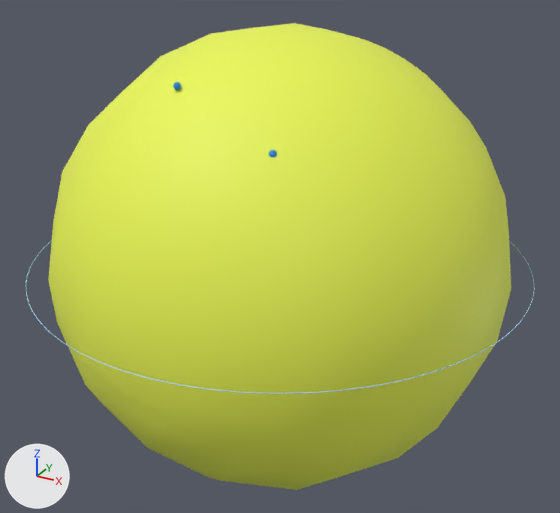
Renders of the glTF model glb/82.glb from each side of a commit.
Rendered twice from a camera (50 mm lens) standing at (1.269, -2.307, 1.154) and looking at (0.0, 0.0, 0.0). The axes (+X, +Y, +Z) are drawn at lower left. The lights are the same throughout. The older version comes first. Where no turn or scale is listed for an object, it has been applied to the vertices.

Objects in the first picture: 'Nivel_n6', 'Orbital_6s_0' and 2 more.
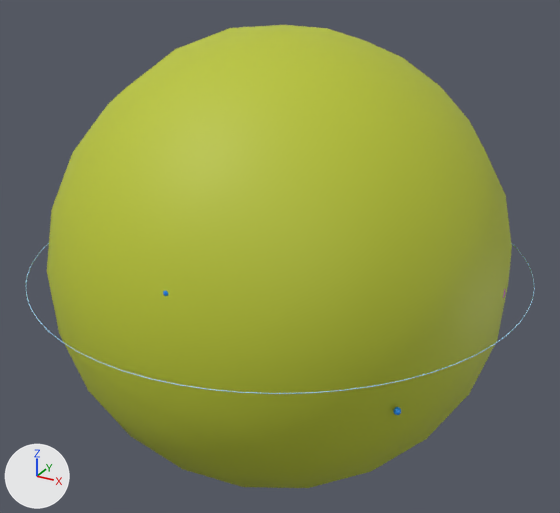
Pixel boxes [x1, y1, x2, y2] of what changed, in the pictures (560 x 513 px):
'Orbital_6s_0', recoloured, turned (darker): before [48, 23, 511, 490]; after [47, 25, 512, 488]

Patch to the scene script:
```diff
--- a/glb/82.glb.py
+++ b/glb/82.glb.py
@@ mat_tmp_orb_82_6s @@
 mat_tmp_orb_82_6s = principled_material('TMP_orb_82_6s')
-mat_tmp_orb_82_6s.base_color = (0.839, 0.947, 0.0864)  # yellow #ecf953
+mat_tmp_orb_82_6s.base_color = (0.495, 0.565, 0.0347)  # yellow #bbc634
 mat_tmp_orb_82_6s.roughness = 0.6
@@ ob_orbital_6s_0 @@
 ob_orbital_6s_0.location = (0.0, 0.0, 0.0)
-ob_orbital_6s_0.rotation_euler = (0.0678, 0.504, 0.166)  # degrees (3.9, 29, 9.5)
+ob_orbital_6s_0.rotation_euler = (0.835, 0.51, 2.354)  # degrees (48, 29, 135)
 ob_orbital_6s_0.scale = (0.828, 0.828, 0.828)
```
